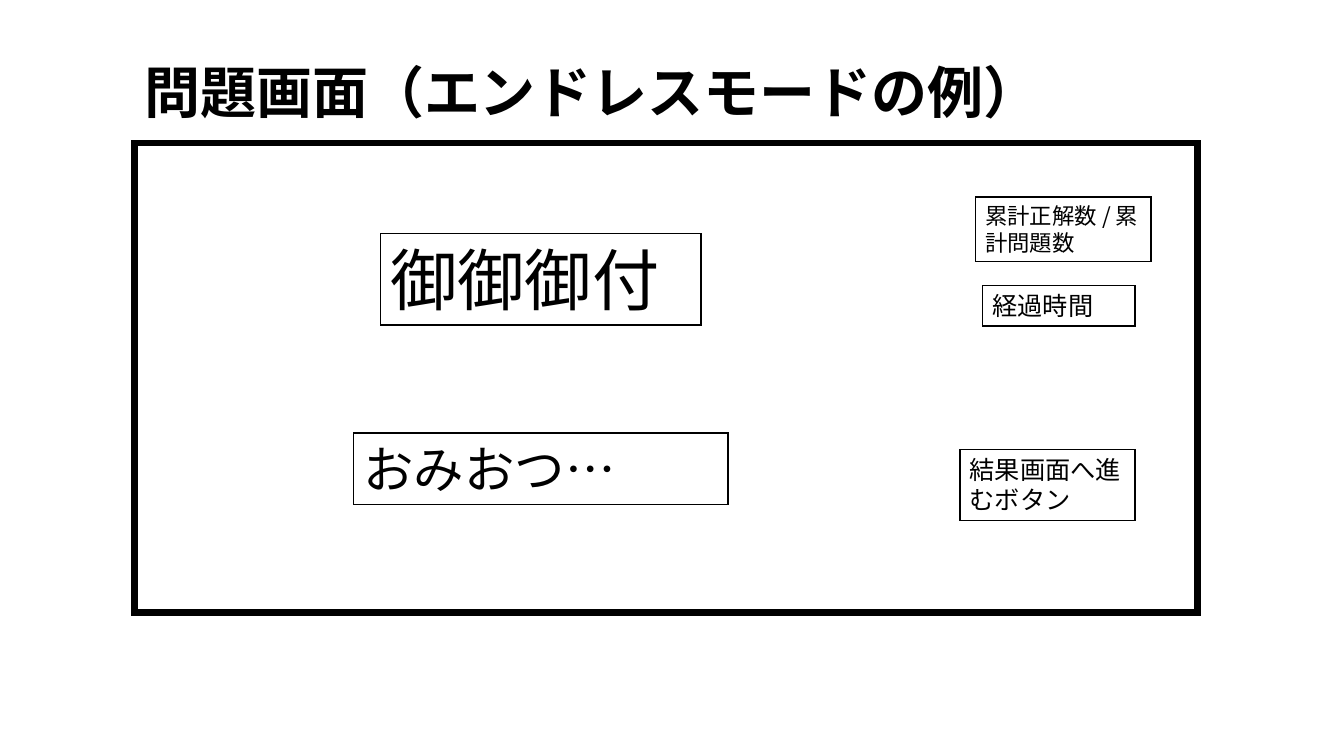
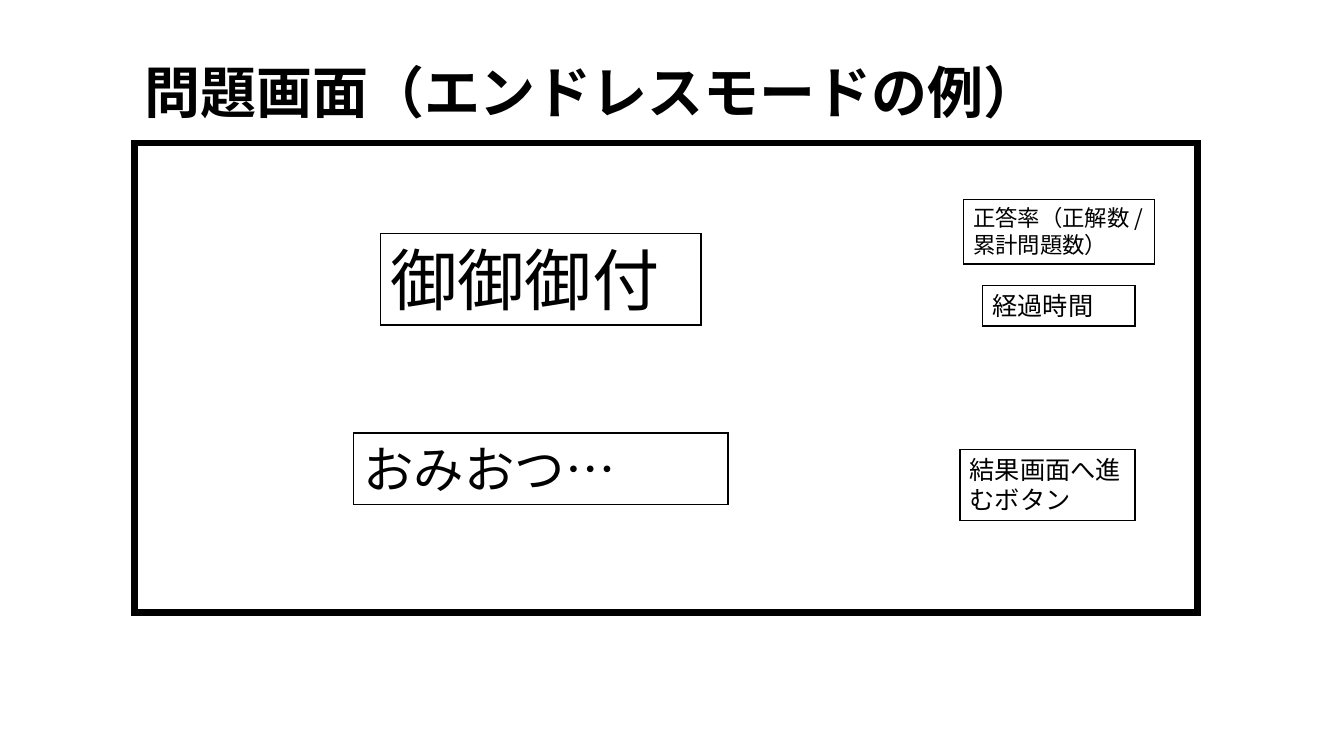
Before and after one commit to tanakai0/stdlib_py_typist, a slide deck: slide 5 of design.pptx. Drawn at 1344x756 pixels with LibreOffice and Linux fonts; fonts in the diff are those of the drawing. Boxes give left, top, right and bottom in pixels: in the first picture for what was removed or moved away, otherwise in the second. Text is boxed around its words. In the diff, an @@ line names an element or a change of style, - is before the commit and + after.

```diff
--- a/design.pptx
+++ b/design.pptx
@@ rectangle "正答率（正解数 / 累計問題数）" resized from (x1=976, y1=197, x2=1151, y2=261) to (x1=964, y1=200, x2=1155, y2=264) @@
@@ text in rectangle at (x1=973, y1=207, x2=1129, y2=255): text changed @@
-累計正解数 / 累計問題数
+正答率（正解数 / 累計問題数）
```
Also in this commit, not shown: 1 other file.
